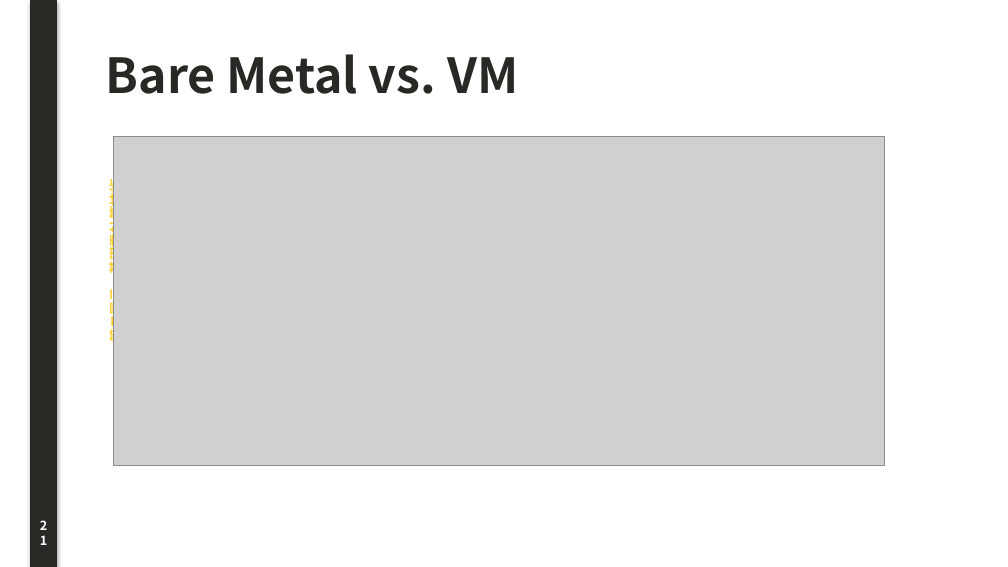
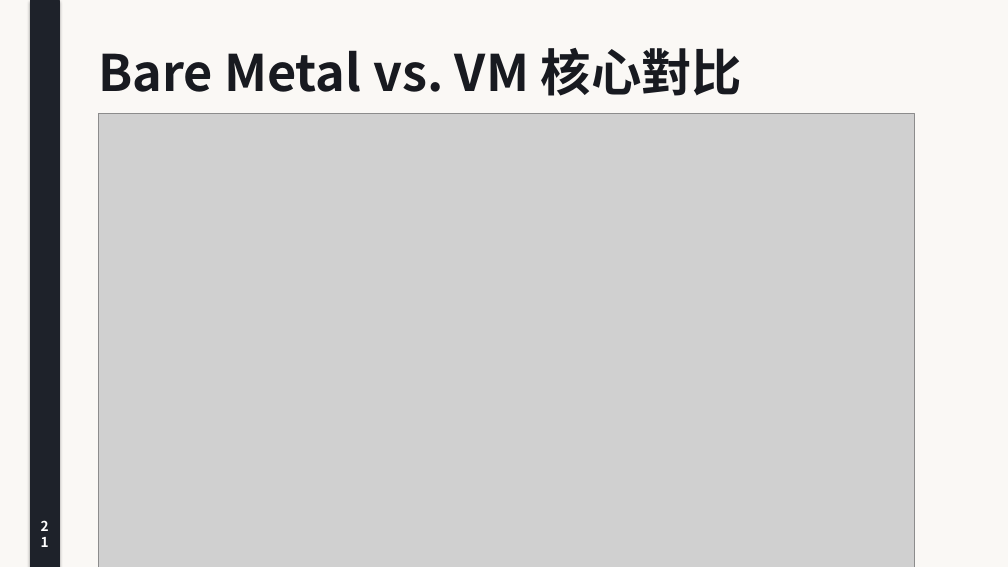
Before and after one commit to joe-ging/seed-cloud-curriculum, a slide deck: slide 21 of downloads/Deck01_Cloud_Foundations_Lecture_Note.pptx. Drawn at 1008x567 pixels with LibreOffice and Linux fonts; fonts in the diff are those of the drawing; grey boxes stand for pictures. Boxes give left, top, right and bottom in pixels: in the first picture for what was removed or moved away, otherwise in the second. Text is boxed around its words. In the diff, an @@ line names an element or a change of style, - is before the commit and + after.

```diff
--- a/downloads/Deck01_Cloud_Foundations_Lecture_Note.pptx
+++ b/downloads/Deck01_Cloud_Foundations_Lecture_Note.pptx
@@ rectangle added at (x1=0, y1=0, x2=1008, y2=567), fill #FAF8F5 @@
@@ rectangle at (x1=30, y1=0, x2=59, y2=567): fill #282825 to #1E222A; outline #282825 0.75 pt to #1E222A 0.75 pt @@
@@ text at (x1=98, y1=48, x2=743, y2=96): text changed; size 46 to 48 pt; text colour #282825 to #181A20 @@
-Bare Metal vs. VM
+Bare Metal vs. VM 核心對比
@@ picture resized from (x1=113, y1=136, x2=885, y2=466) to (x1=98, y1=113, x2=915, y2=567) @@
@@ text removed at (x1=106, y1=188, x2=126, y2=341) @@
-第二單元 – 基礎雲計算技術
@@ text "21" at (x1=30, y1=514, x2=59, y2=544): size 12 to 13 pt @@
```
Also in this commit, not shown: 39 other slides changed, 43 other files.
